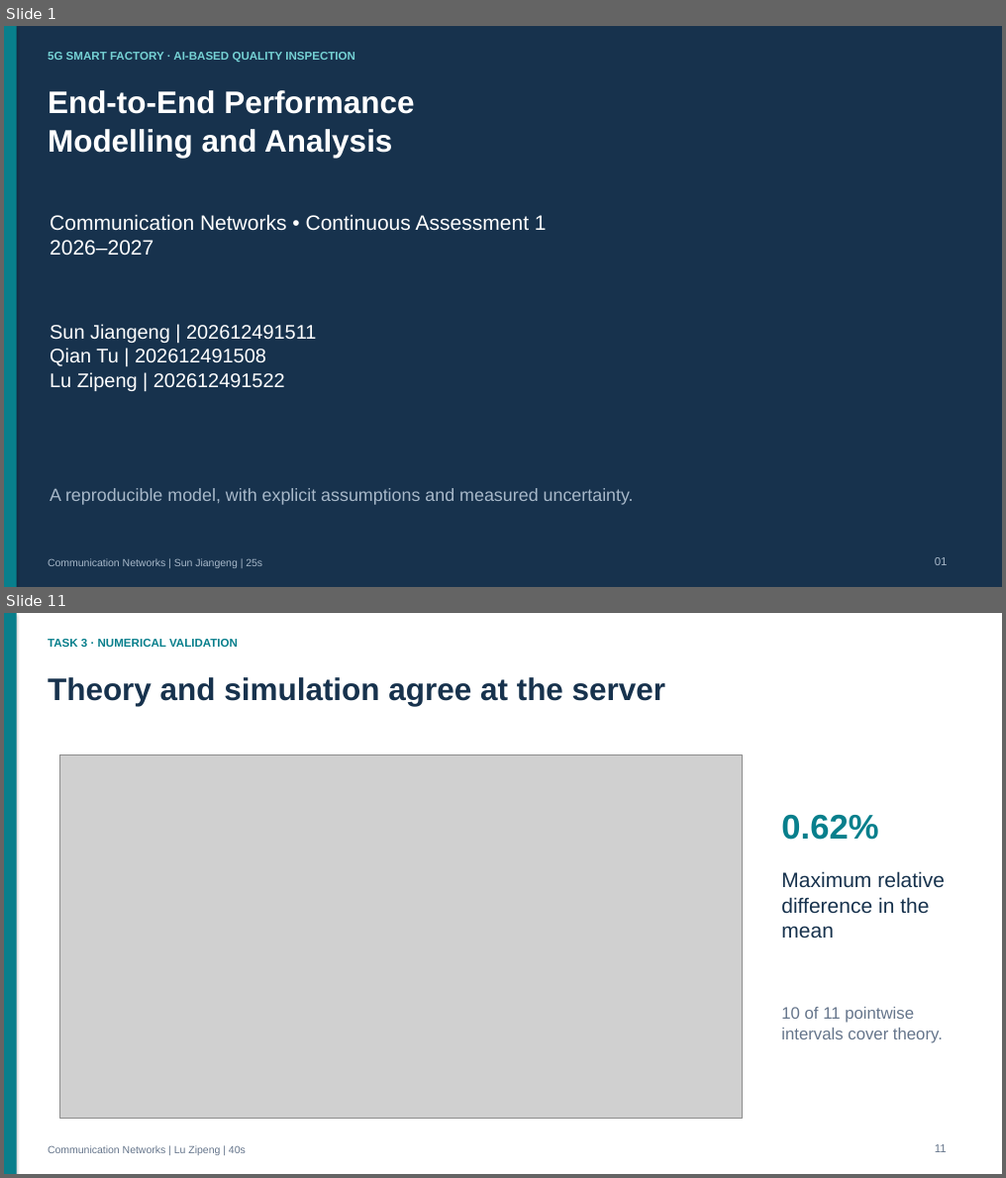
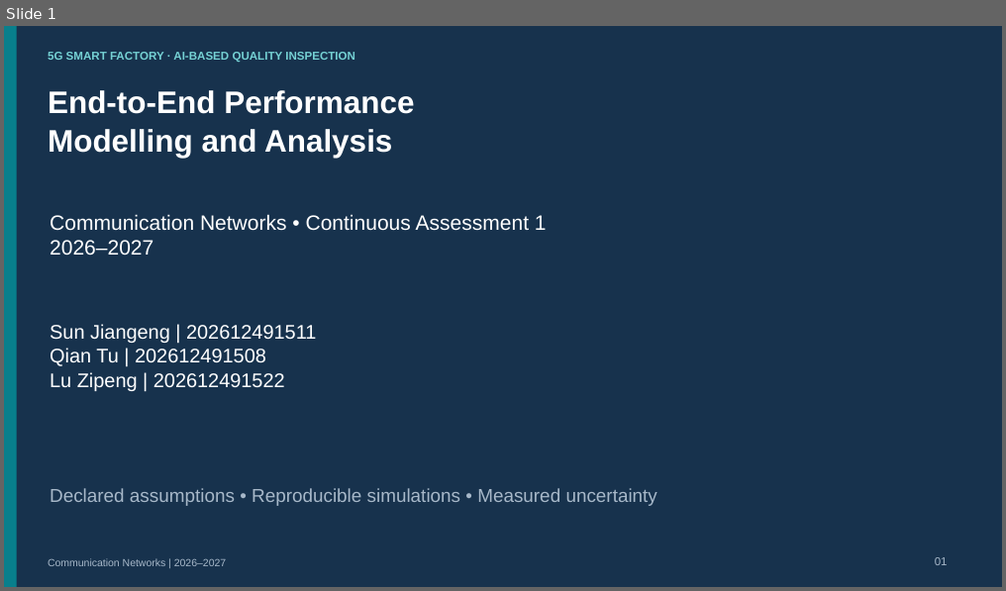
Before and after one commit to thelu260325/-, a slide deck: deliverables/communication_networks_2026_project/project/slides/Communication_Networks_Presentation.pptx. Shown one above the other, each under a label of ours: slides 1 and 11 before the commit, slide 1 after it; the slides between them are not shown. The pictures are 1006x1178 and 1006x591 pixels, drawn with LibreOffice and Linux fonts; fonts in the diff are those of the drawing; grey boxes stand for pictures. Boxes give left, top, right and bottom in pixels: in the first picture for what was removed or moved away, otherwise in the second. Text is boxed around its words. In the diff, an @@ line names an element or a change of style, - is before the commit and + after.

Commit message:
Review communication networks presentation and speaking script

```diff
--- a/deliverables/communication_networks_2026_project/project/slides/Communication_Networks_Presentation.pptx
+++ b/deliverables/communication_networks_2026_project/project/slides/Communication_Networks_Presentation.pptx
@@ slide 11 removed at bbox=[4, 613, 1002, 1174], background #FFFFFF @@
@@ rectangle removed at bbox=[4, 613, 1002, 1174] @@
@@ rectangle removed at bbox=[4, 613, 17, 1174] @@
@@ text removed at bbox=[48, 639, 238, 647] @@
-TASK 3 · NUMERICAL VALIDATION
@@ text removed at bbox=[48, 677, 666, 706] @@
-Theory and simulation agree at the server
@@ picture removed at bbox=[60, 756, 743, 1118] @@
@@ text removed at bbox=[781, 814, 878, 840] @@
-0.62%
@@ text removed at bbox=[781, 871, 944, 939] @@
-Maximum relative
-difference in the
-mean
@@ text removed at bbox=[781, 1007, 943, 1044] @@
-10 of 11 pointwise
-intervals cover theory.
@@ text removed at bbox=[48, 1146, 246, 1156] @@
-Communication Networks | Lu Zipeng | 40s
@@ text removed at bbox=[935, 1145, 946, 1153] @@
-11
@@ slide 1 changed as well @@
@@ rectangle at bbox=[4, 26, 1002, 587]: shadow off @@
@@ text at bbox=[50, 488, 657, 506]: text changed; size 17 to 18 pt @@
-A reproducible model, with explicit assumptions and measured uncertainty.
+Declared assumptions • Reproducible simulations • Measured uncertainty
@@ text at bbox=[48, 559, 226, 567]: text changed @@
-Communication Networks | Sun Jiangeng | 25s
+Communication Networks | 2026–2027
```
Also in this commit, not shown: 7 other slides changed, 7 slides added, 5 other slides removed, 26 other files.
